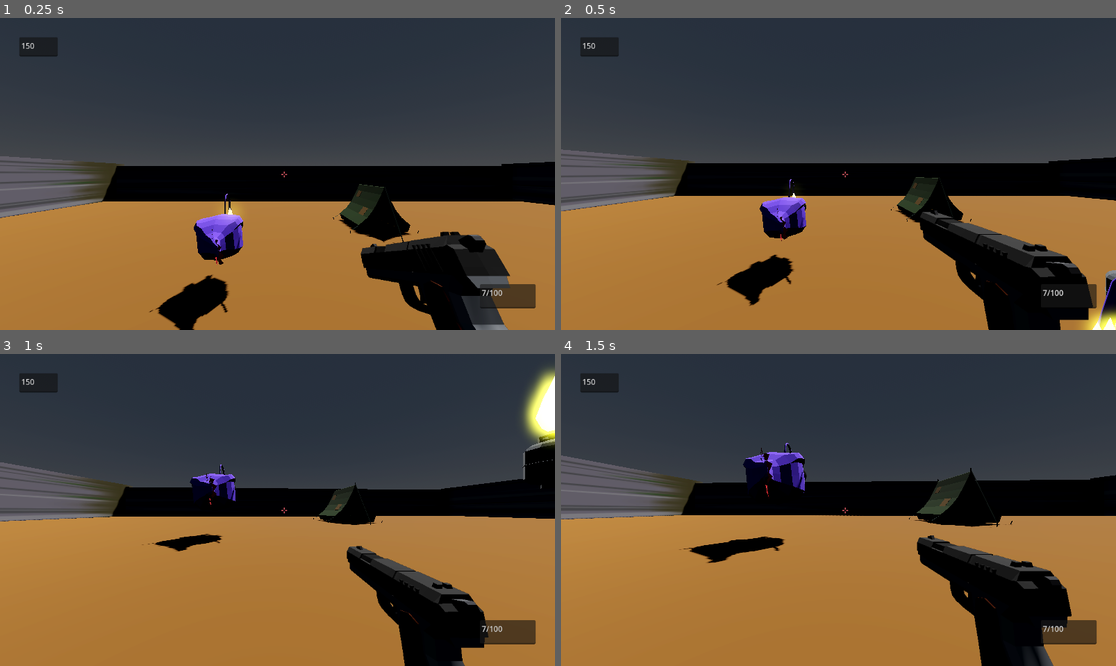
Above: before the commit, frames 1-4 (two rows, left to right).
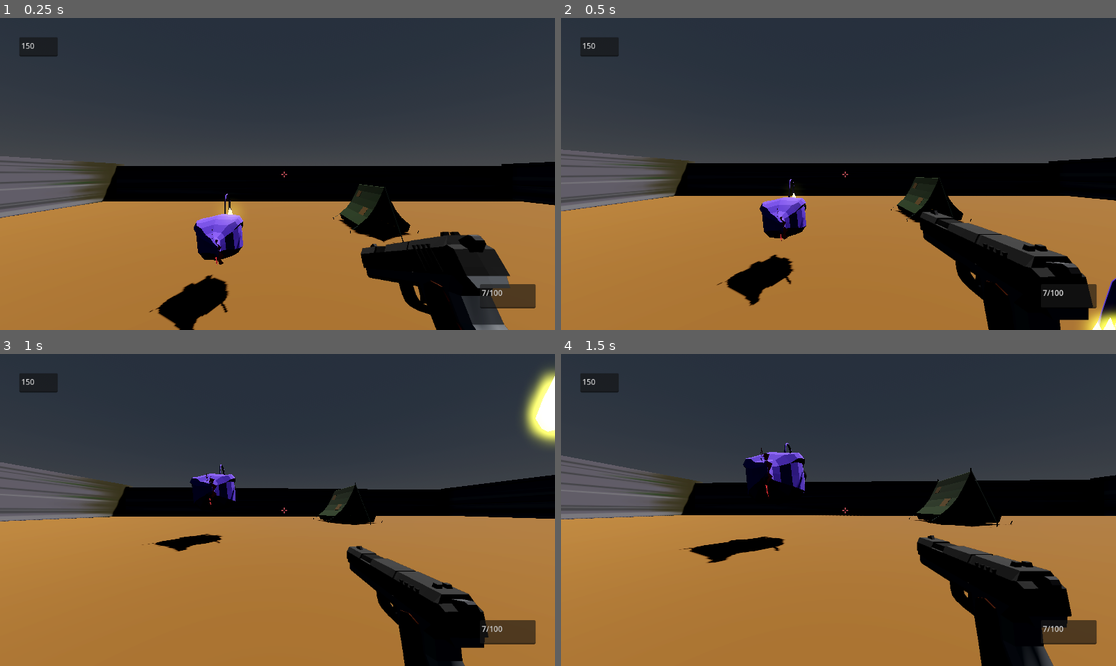
Above: after the commit, the same moments.

Repository: pixelcrust/godotfps
Game: Godot game, scene res://world.tscn
The game is run twice, just before and just after one commit, with the same random seed, the same clock (stepped at 60 frames per second) and the same inputs.
Inputs (mouse positions are in pixels of both pictures, inside the frame that each line leads up to):
- Up to frame 1 (0.25 s): no input
- Up to frame 2 (0.5 s): no input
- Up to frame 3 (1 s): move the mouse to (305, 510) at 0.52 s; hold W (key_forward) from 0.53 s (still down); hold F (Interact) from 0.53 s (still down); tap Space (key_jump) at 0.77 s
- Up to frame 4 (1.5 s): keep holding W (key_forward); move the mouse to (810, 510) at 1.27 s; release F (Interact) at 1.28 s; tap Ctrl (key_crouch) at 1.35 s

Frame 1 is identical in both runs. In frame 2, less than 0.1% of the frame differs, in the area x 97-100%, y 80-90%; in frame 3, 0.7%, in the area x 94-100%, y 25-44%; in frame 4, nothing differs.

Commit message:
added test models

Diff:
--- a/Player.gd
+++ b/Player.gd
@@ -139,7 +139,7 @@
 			print("Starting interaction")
 			is_interacting += 0.01
 
-	# Continue interaction
+	# Csontinue interaction
 	elif is_interacting > 0 and Input.is_action_pressed("Interact") and raycast_interaction.is_colliding():
 		if raycast_interaction.get_collider().is_in_group("interactable"):
 			var obj_interaction_time = raycast_interaction.get_collider().object.get_interaction_time()
--- a/Scenes/bullet_big.tscn
+++ b/Scenes/bullet_big.tscn
@@ -1,6 +1,6 @@
 [gd_scene load_steps=8 format=3 uid="uid://jqaebaxncb0k"]
 
-[ext_resource type="Script" path="res://Scenes/bullet_big.gd" id="1_llw34"]
+[ext_resource type="Script" path="res://Scripts/bullet_big.gd" id="1_llw34"]
 
 [sub_resource type="StandardMaterial3D" id="StandardMaterial3D_jxnks"]
 albedo_color = Color(0.988235, 0.886275, 0.47451, 1)
--- a/fish.tscn
+++ b/Scenes/fish.tscn
@@ -2,7 +2,7 @@
 
 [ext_resource type="Script" path="res://fish.gd" id="1_xcftq"]
 [ext_resource type="ArrayMesh" uid="uid://bjgu2ncjpalui" path="res://Models/Npc/Anglerfish.obj" id="2_6ua5i"]
-[ext_resource type="Script" path="res://Scenes/bodypart.gd" id="3_1ulvn"]
+[ext_resource type="Script" path="res://Scripts/bodypart.gd" id="3_dmf8u"]
 
 [sub_resource type="StandardMaterial3D" id="StandardMaterial3D_nkdoh"]
 albedo_color = Color(0.513726, 0.356863, 1, 1)
@@ -96,7 +96,7 @@
 transform = Transform3D(1, 0, -1.74846e-07, 0, 1, 0, 1.74846e-07, 0, 1, -2.22745e-07, 0.799543, 2.54791)
 collision_layer = 2
 collision_mask = 2
-script = ExtResource("3_1ulvn")
+script = ExtResource("3_dmf8u")
 damage_multiplier = 2
 
 [node name="CollisionShape3D" type="CollisionShape3D" parent="MeshInstance3D/PhysicalBone3D"]
@@ -106,7 +106,7 @@
 transform = Transform3D(-1, 0, 8.74228e-08, 0, 1, 0, -8.74228e-08, 0, -1, 0, 0, 0)
 collision_layer = 2
 collision_mask = 2
-script = ExtResource("3_1ulvn")
+script = ExtResource("3_dmf8u")
 
 [node name="CollisionShape3D" type="CollisionShape3D" parent="MeshInstance3D/PhysicalBone3D2"]
 transform = Transform3D(1, 0, 0, 0, -4.37114e-08, -1, 0, 1, -4.37114e-08, 0, 0, 0)
--- a/Scenes/player.tscn
+++ b/Scenes/player.tscn
@@ -1,8 +1,8 @@
 [gd_scene load_steps=11 format=3 uid="uid://dces3e55616v5"]
 
 [ext_resource type="Script" path="res://Player.gd" id="1_sfosh"]
-[ext_resource type="Script" path="res://Scenes/bodypart.gd" id="2_ugo4k"]
 [ext_resource type="Texture2D" uid="uid://dqlynnw5748ta" path="res://crosshair.png" id="2_v71jm"]
+[ext_resource type="Script" path="res://Scripts/bodypart.gd" id="2_wfych"]
 
 [sub_resource type="CapsuleMesh" id="CapsuleMesh_gmr4f"]
 
@@ -110,7 +110,7 @@
 [node name="bone_body" type="PhysicalBone3D" parent="MeshInstance3D" groups=["has_hp"]]
 collision_layer = 2
 collision_mask = 2
-script = ExtResource("2_ugo4k")
+script = ExtResource("2_wfych")
 
 [node name="CollisionShape3D" type="CollisionShape3D" parent="MeshInstance3D/bone_body"]
 shape = SubResource("CapsuleShape3D_uqqjj")
@@ -179,7 +179,7 @@
 [node name="bone_head" type="PhysicalBone3D" parent="Head" groups=["has_hp"]]
 collision_layer = 2
 collision_mask = 2
-script = ExtResource("2_ugo4k")
+script = ExtResource("2_wfych")
 damage_multiplier = 2
 
 [node name="CollisionShape3D" type="CollisionShape3D" parent="Head/bone_head"]
--- a/Scenes/shotgun_shell.tscn
+++ b/Scenes/shotgun_shell.tscn
@@ -1,6 +1,6 @@
 [gd_scene load_steps=8 format=3 uid="uid://ckcsadk7qymfp"]
 
-[ext_resource type="Script" path="res://Scenes/shotgun_shell.gd" id="1_uy22w"]
+[ext_resource type="Script" path="res://Scripts/shotgun_shell.gd" id="1_uy22w"]
 
 [sub_resource type="StandardMaterial3D" id="StandardMaterial3D_jxnks"]
 albedo_color = Color(0.988235, 0, 0.47451, 1)
--- a/Scenes/sniper.tscn
+++ b/Scenes/sniper.tscn
@@ -1,6 +1,6 @@
 [gd_scene load_steps=16 format=3 uid="uid://bh1w06vv0gtlt"]
 
-[ext_resource type="Script" path="res://Scenes/sniper.gd" id="1_j4xil"]
+[ext_resource type="Script" path="res://Scripts/sniper.gd" id="1_j4xil"]
 [ext_resource type="ArrayMesh" uid="uid://cnyge50dpdd3d" path="res://Models/Item/SniperRifle_1.obj" id="2_nsaws"]
 [ext_resource type="AudioStream" uid="uid://copwiuwo0h64x" path="res://Models/Sounds/sfx_weapon_singleshot21.wav" id="3_f65nv"]
 
--- /dev/null
+++ b/Scenes/test_level/test_palett.tscn
@@ -0,0 +1,15 @@
+[gd_scene load_steps=3 format=3 uid="uid://d3srmqybd7g8v"]
+
+[ext_resource type="ArrayMesh" uid="uid://tbef5j2sq4x1" path="res://addons/kaykit_prototype_bits/Assets/obj/Pallet_Small_Decorated_A.obj" id="1_6y70c"]
+
+[sub_resource type="BoxShape3D" id="BoxShape3D_7wyp8"]
+size = Vector3(2.09061, 1.58868, 2.05208)
+
+[node name="test_palett" type="StaticBody3D"]
+
+[node name="MeshInstance3D" type="MeshInstance3D" parent="."]
+mesh = ExtResource("1_6y70c")
+
+[node name="CollisionShape3D" type="CollisionShape3D" parent="."]
+transform = Transform3D(1, 0, 0, 0, 1, 0, 0, 0, 1, 0, 0.805392, 0)
+shape = SubResource("BoxShape3D_7wyp8")
--- /dev/null
+++ b/Scenes/test_level/test_stairs.tscn
@@ -0,0 +1,18 @@
+[gd_scene load_steps=4 format=3 uid="uid://dfwco3wxtra00"]
+
+[ext_resource type="ArrayMesh" uid="uid://ccn6a76x1gj5a" path="res://Models/Level/testprops/Primitive_Stairs_Half.obj" id="1_omx31"]
+
+[sub_resource type="StandardMaterial3D" id="StandardMaterial3D_165fm"]
+albedo_color = Color(0.8, 0.611765, 0.52549, 1)
+
+[sub_resource type="ConvexPolygonShape3D" id="ConvexPolygonShape3D_xmclu"]
+points = PackedVector3Array(2, 0.5, 2, 2, 0, 2, 2, 0.5, -2, 0.5, 2, 2, 0, 0, 2, 2, 0, -2, 0.5, 2, -2, 0, 2, 2, 0, 0, -2, 0, 2, -2)
+
+[node name="test_stairs" type="StaticBody3D"]
+
+[node name="MeshInstance3D" type="MeshInstance3D" parent="."]
+mesh = ExtResource("1_omx31")
+surface_material_override/0 = SubResource("StandardMaterial3D_165fm")
+
+[node name="CollisionShape3D" type="CollisionShape3D" parent="."]
+shape = SubResource("ConvexPolygonShape3D_xmclu")
--- /dev/null
+++ b/Scenes/test_level/test_wall.tscn
@@ -0,0 +1,15 @@
+[gd_scene load_steps=3 format=3 uid="uid://dkq7ua57mcu8c"]
+
+[ext_resource type="ArrayMesh" uid="uid://65gdarve01wu" path="res://addons/kaykit_prototype_bits/Assets/obj/Wall_Window_Closed.obj" id="1_cqucl"]
+
+[sub_resource type="ConvexPolygonShape3D" id="ConvexPolygonShape3D_k75df"]
+points = PackedVector3Array(1.96803, 4.03095, 0.289627, 1.96803, -0.0309505, 0.289627, 1.96803, 4.03095, -0.28169, -1.96811, 4.03095, 0.289627, 1.96803, -0.0309505, -0.28169, -1.96811, 4.03095, -0.28169, -1.96811, -0.0309505, 0.289627, -1.96811, -0.0309505, -0.28169)
+
+[node name="test_wall" type="StaticBody3D"]
+
+[node name="CollisionShape3D" type="CollisionShape3D" parent="."]
+shape = SubResource("ConvexPolygonShape3D_k75df")
+
+[node name="WallWindowClosed" type="MeshInstance3D" parent="."]
+transform = Transform3D(1, 0, 0, 0, 1, 0, 0, 0, 1, 0.0258603, 0, 0.0727501)
+mesh = ExtResource("1_cqucl")
--- /dev/null
+++ b/Scenes/test_level/test_wall_window.tscn
@@ -0,0 +1,3 @@
+[gd_scene format=3 uid="uid://bjhljcdcqp85g"]
+
+[node name="test_wall" type="Node3D"]
--- a/world.tscn
+++ b/world.tscn
@@ -4,10 +4,10 @@
 [ext_resource type="PackedScene" uid="uid://c7akcggds32mw" path="res://Scenes/tree.tscn" id="3_1elic"]
 [ext_resource type="PackedScene" uid="uid://dces3e55616v5" path="res://Scenes/player.tscn" id="3_leven"]
 [ext_resource type="PackedScene" uid="uid://b6jfr2f43csfk" path="res://Scenes/tent.tscn" id="4_i8w3f"]
-[ext_resource type="PackedScene" uid="uid://dhunj16wsng6n" path="res://propane_tank.tscn" id="5_gh7ya"]
-[ext_resource type="PackedScene" uid="uid://csmo3ugeusx1s" path="res://fish.tscn" id="6_ekceb"]
-[ext_resource type="PackedScene" uid="uid://cjunlnpml1r6h" path="res://gate.tscn" id="8_6stjv"]
+[ext_resource type="PackedScene" uid="uid://csmo3ugeusx1s" path="res://Scenes/fish.tscn" id="6_ekceb"]
+[ext_resource type="PackedScene" uid="uid://cjunlnpml1r6h" path="res://Scenes/test_level/gate.tscn" id="8_6stjv"]
 [ext_resource type="PackedScene" uid="uid://cvihmp2ma48n5" path="res://beartrap.tscn" id="8_f6haw"]
+[ext_resource type="PackedScene" uid="uid://dfwco3wxtra00" path="res://Scenes/test_level/test_stairs.tscn" id="8_ioa7d"]
 
 [sub_resource type="ProceduralSkyMaterial" id="ProceduralSkyMaterial_q60k4"]
 sky_horizon_color = Color(0.64625, 0.65575, 0.67075, 1)
@@ -52,9 +52,6 @@
 
 [node name="CharacterBody3D" parent="." groups=["player"] instance=ExtResource("3_leven")]
 transform = Transform3D(1, 0, 0, 0, 1, 0, 0, 0, 1, -8.43754, 4.87839, 0)
-
-[node name="propane_tank" parent="." instance=ExtResource("5_gh7ya")]
-transform = Transform3D(0.4, 0, 0, 0, 0.4, 0, 0, 0, 0.4, -1.99015, 3.53476, -3.888)
 
 [node name="NavigationRegion3D" type="NavigationRegion3D" parent="."]
 navigation_mesh = SubResource("NavigationMesh_s38hs")
@@ -118,3 +115,6 @@
 
 [node name="Beartrap3" parent="." instance=ExtResource("8_f6haw")]
 transform = Transform3D(0.5, 0, 0, 0, 0.5, 0, 0, 0, 0.5, -13.8407, 0.846079, 14.7131)
+
+[node name="test_stairs" parent="." instance=ExtResource("8_ioa7d")]
+transform = Transform3D(1, 0, 0, 0, 1, 0, 0, 0, 1, -25.3331, 0.846079, 13.5332)
Binary file added: Models/Level/ramp.fbx
Not shown, added: Models/Level/testprops/Primitive_Stairs_Half.obj
Not shown, added: Models/Level/testprops/Primitive_Stairs_Half.obj.import
Binary file added: Models/Level/testprops/ramp.fbx
Renamed: gate.tscn -> Scenes/test_level/gate.tscn
Renamed: Scenes/bodypart.gd -> Scripts/bodypart.gd
Renamed: Scenes/bullet_big.gd -> Scripts/bullet_big.gd
Renamed: Scenes/shotgun_shell.gd -> Scripts/shotgun_shell.gd
Renamed: Scenes/sniper.gd -> Scripts/sniper.gd
Not shown, added: addons/kaykit_prototype_bits/Assets/LICENSE.txt
Binary file added: addons/kaykit_prototype_bits/Assets/gltf/Barrel_A.bin
Not shown, added: addons/kaykit_prototype_bits/Assets/gltf/Barrel_A.gltf
(and 449 more such lines)
